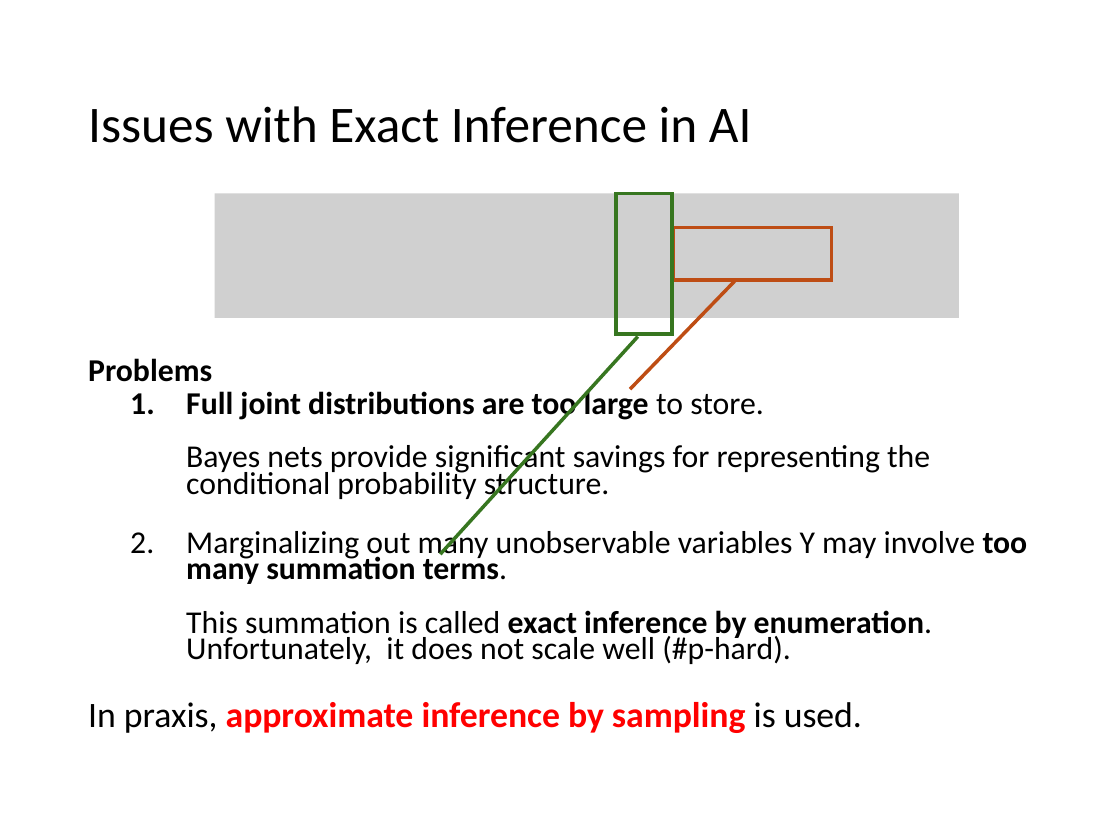
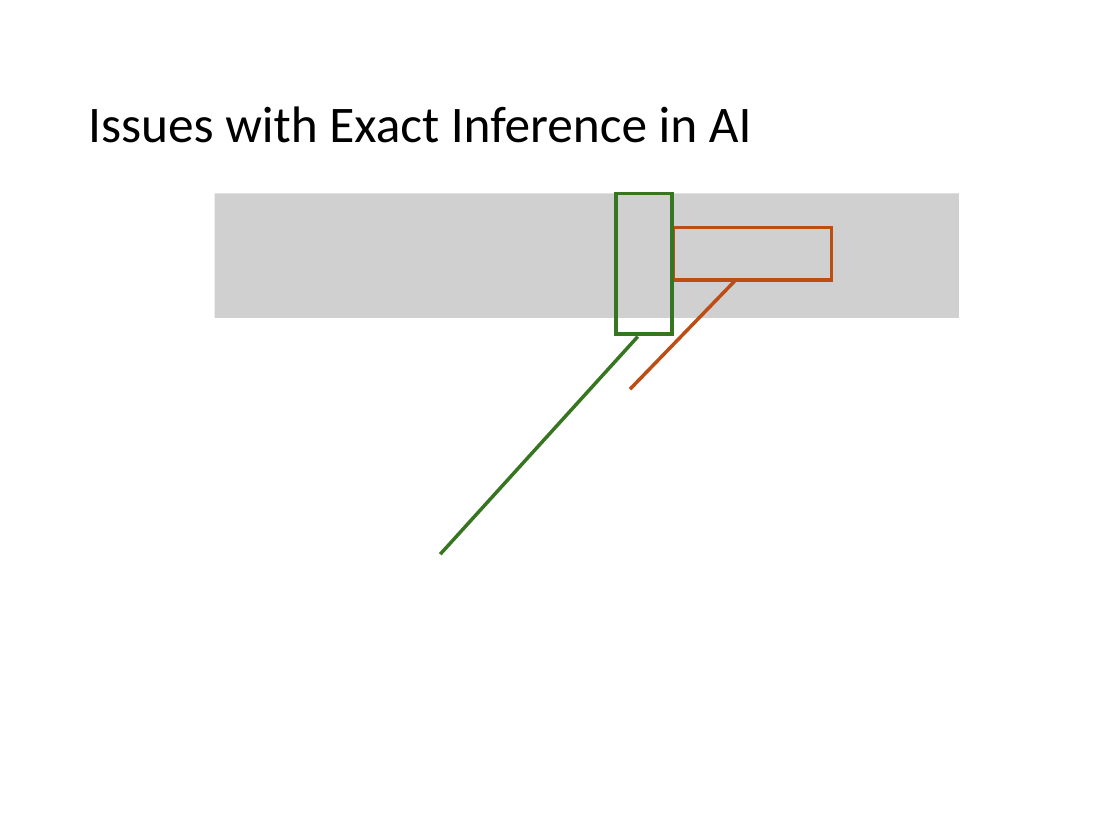
Before and after one commit to mhahsler/CS7320-AI, a slide deck: slide 26 of slides/13_bayes_nets.pptx. Drawn at 1120x840 pixels with LibreOffice and Linux fonts; fonts in the diff are those of the drawing; grey boxes stand for pictures. Boxes give left, top, right and bottom in pixels: in the first picture for what was removed or moved away, otherwise in the second. Text is boxed around its words. In the diff, an @@ line names an element or a change of style, - is before the commit and + after.

```diff
--- a/slides/13_bayes_nets.pptx
+++ b/slides/13_bayes_nets.pptx
@@ text removed at (88,358,1028,733) @@
-Problems
-  1. Full joint distributions are too large to store.
-     Bayes nets provide significant savings for representing the conditional probability structure.
-  2. Marginalizing out many unobservable variables Y may involve too many summation terms.
-     This summation is called exact inference by enumeration. Unfortunately, it does not scale well (#p-hard).
-In praxis, approximate inference by sampling is used.
```
Also in this commit, not shown: 27 other slides changed, 3 other files.
